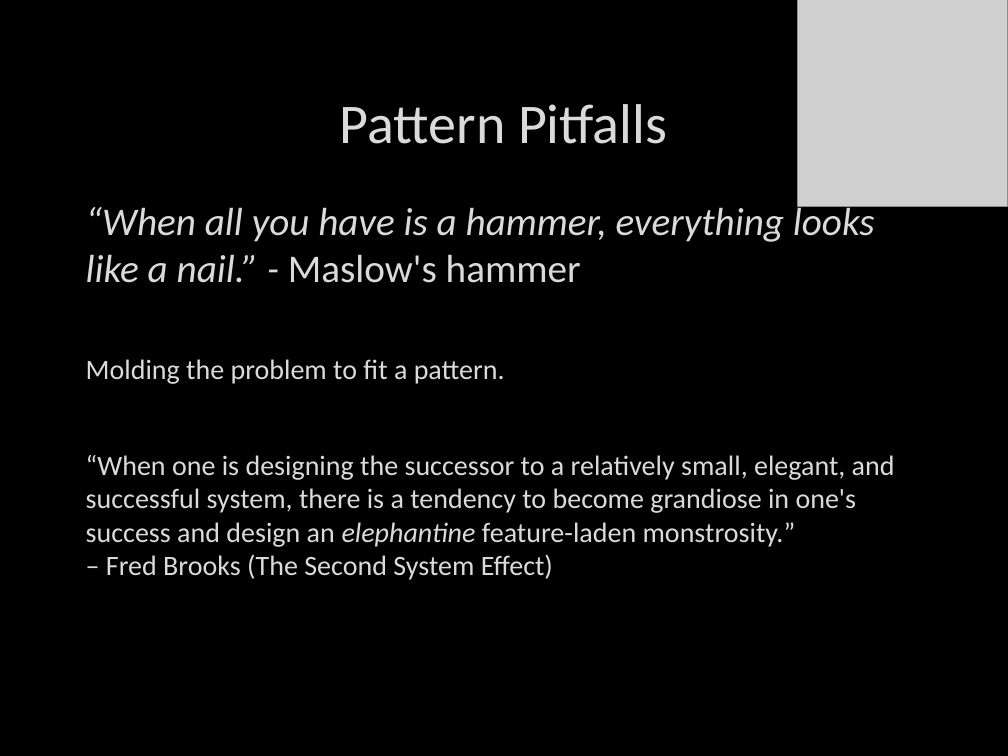
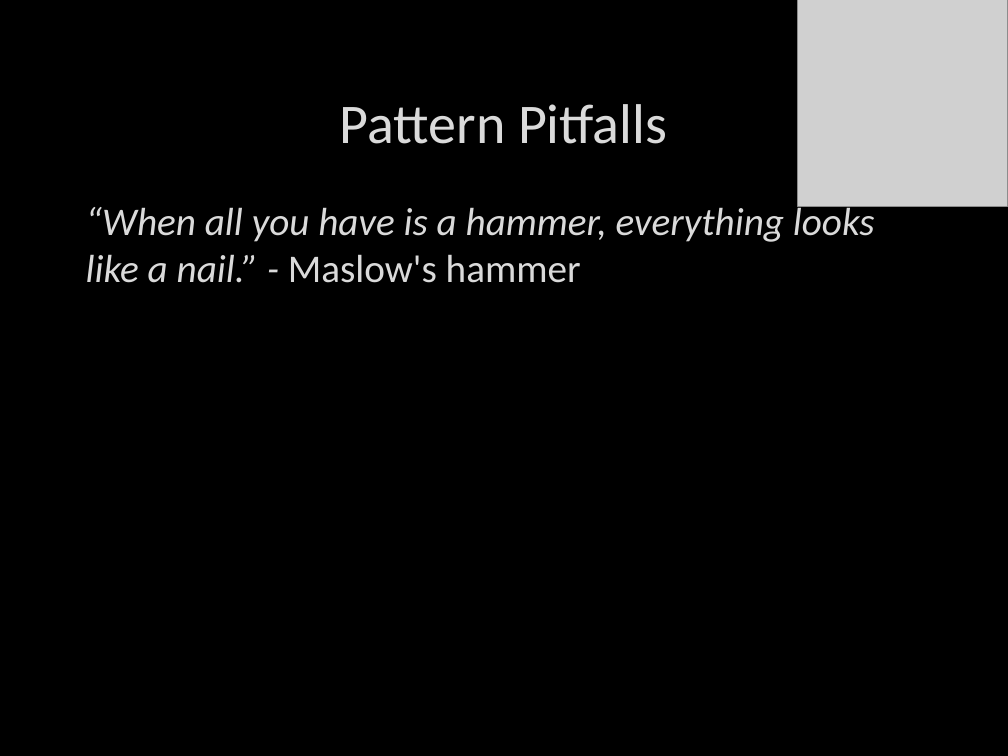
Before and after one commit to itenium-be/Talk-DesignPatterns, a slide deck: slide 10 of patterns.pptx (slide 9 before the commit). Drawn at 1008x756 pixels with LibreOffice and Linux fonts; fonts in the diff are those of the drawing; grey boxes stand for pictures; background and template pictures are left out. Boxes give left, top, right and bottom in pixels: in the first picture for what was removed or moved away, otherwise in the second. Text is boxed around its words. In the diff, an @@ line names an element or a change of style, - is before the commit and + after.

Commit message:
pptx

```diff
--- a/patterns.pptx
+++ b/patterns.pptx
@@ text at box(86, 359, 895, 580): paragraphs removed @@
-Molding the problem to fit a pattern.
-“When one is designing the successor to a relatively small, elegant, and successful system, there is a tendency to become grandiose in one's success and design an elephantine feature-laden monstrosity.”
-– Fred Brooks (The Second System Effect)
```
Also in this commit, not shown: 7 other slides changed, 6 slides added, 1 other file.
